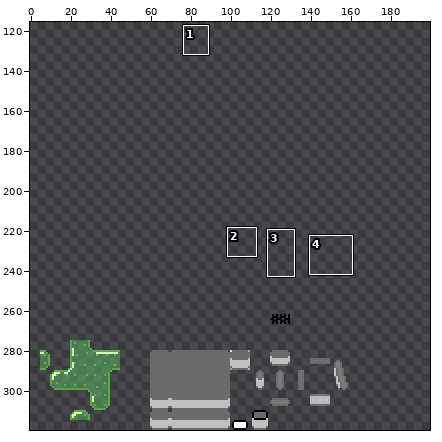
Edited in one commit: sprite sheet (tiles.png). Above, an overview of the earlier version with the close-up marked.
Close-up. Before the edit:
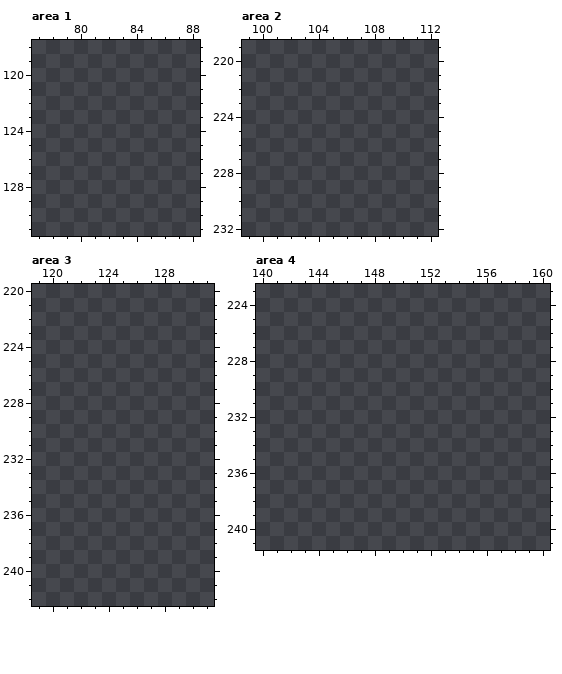
The file is 200x320 pixels. Pixels under 10% opacity are left out. Colours within 5 levels of each other are drawn and written as one. Shown: area 1: x 77..88, y 118..131; area 2: x 99..112, y 219..232; area 3: x 119..131, y 220..242; area 4: x 140..160, y 223..241. The wide view leaves out empty margins. The commit also changed other parts of the picture, which this record leaves out.
The same view after the edit:
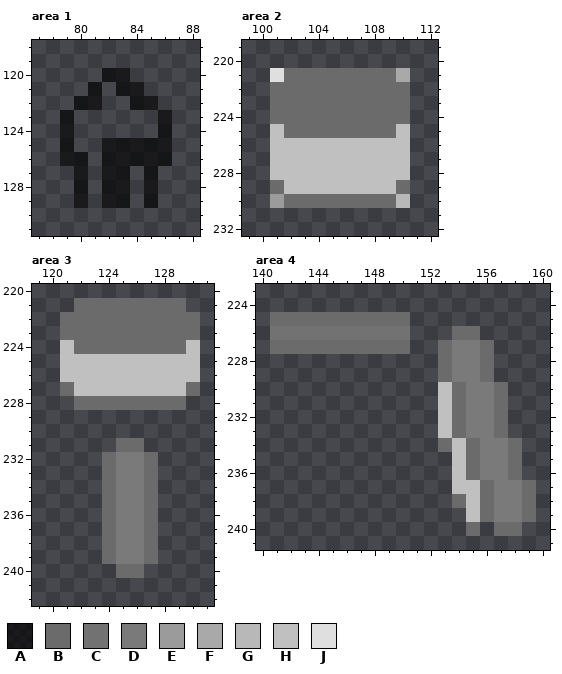
Palette (. is transparent): A #000000a2  B #6b6b6b  C #727272  D #7a7a7a  E #9b9b9b  F #a9a9a9  G #b8b8b8  H #c0c0c0  J #dfdfdf
Edits made:
--- area 1
@@ x 77..88 @@
 119 ............
-120 ............
-121 ............
-122 ............
-123 ............
-124 ............
-125 ............
-126 ............
-127 ............
-128 ............
-129 ............
+120 .....AA.....
+121 ....A.AA....
+122 ...AA..AA...
+123 ..A......A..
+124 ..A......A..
+125 ..A..AAAAA..
+126 ..AA.AAAAA..
+127 ...A.AA.A...
+128 ...A.AA.A...
+129 ...A.AA.A...
 130 ............
--- area 2
@@ x 99..112 @@
 220 ..............
-221 ..............
-222 ..............
-223 ..............
-224 ..............
-225 ..............
-226 ..............
-227 ..............
-228 ..............
-229 ..............
-230 ..............
+221 ..JBBBBBBBBF..
+222 ..BBBBBBBBBB..
+223 ..BBBBBBBBBB..
+224 ..BBBBBBBBBB..
+225 ..HBBBBBBBBH..
+226 ..HHHHHHHHHH..
+227 ..HHHHHHHHHH..
+228 ..HHHHHHHHHH..
+229 ..BHHHHHHHHB..
+230 ..EBBBBBBBBG..
 231 ..............
--- area 3
@@ x 119..131 @@
 220 .............
-221 .............
-222 .............
-223 .............
-224 .............
-225 .............
-226 .............
-227 .............
-228 .............
+221 ...BBBBBBBB..
+222 ..BBBBBBBBBB.
+223 ..BBBBBBBBBB.
+224 ..HBBBBBBBBH.
+225 ..HHHHHHHHHH.
+226 ..HHHHHHHHHH.
+227 ..BHHHHHHHHB.
+228 ...BBBBBBBB..
 229 .............
 230 .............
-231 .............
-232 .............
-233 .............
-234 .............
-235 .............
-236 .............
-237 .............
-238 .............
-239 .............
-240 .............
+231 ......BB.....
+232 .....BDDB....
+233 .....BDDB....
+234 .....BDDB....
+235 .....BDDB....
+236 .....BDDB....
+237 .....BDDB....
+238 .....BDDB....
+239 .....BDDB....
+240 ......BB.....
 241 .............
--- area 4
@@ x 140..160 @@
 224 .....................
-225 .....................
-226 .....................
-227 .....................
-228 .....................
-229 .....................
-230 .....................
-231 .....................
-232 .....................
-233 .....................
-234 .....................
-235 .....................
-236 .....................
-237 .....................
-238 .....................
-239 .....................
-240 .....................
+225 .BBBBBBBBBB..........
+226 .CCCCCCCCCC...BB.....
+227 .BBBBBBBBBB..BDDB....
+228 .............BDDB....
+229 .............BDDB....
+230 .............HBDDB...
+231 .............HBDDB...
+232 .............HBDDB...
+233 .............HBDDB...
+234 .............BHBDDB..
+235 ..............HBDDB..
+236 ..............HBDDB..
+237 ..............HHBDDB.
+238 ..............BHBDDB.
+239 ...............HBDDB.
+240 ...............B.BB..
 241 .....................
